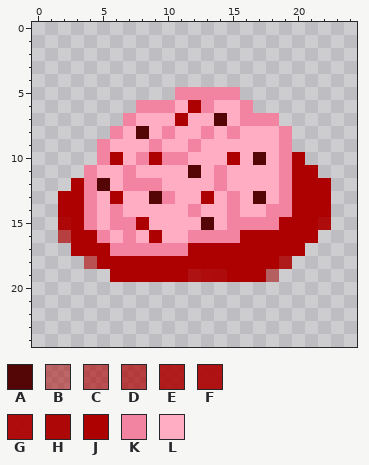
File history of a pixel-art sprite, test/Assets/Sprites/Bug_Icons/utility_monster_sad.png. That is the earlier state.
The file is 25x25 pixels. Pixels under 10% opacity are left out. Colours within 5 levels of each other are drawn and written as one.
Palette (. is transparent): A #540606  B #ad000080  C #ad00009c  D #ad0000b1  E #ad0000dc  F #ad0000e7  G #ad0000ef  H #ad0000f6  J #ad0000  K #f283a1  L #ffadc3
The same view after the edit:
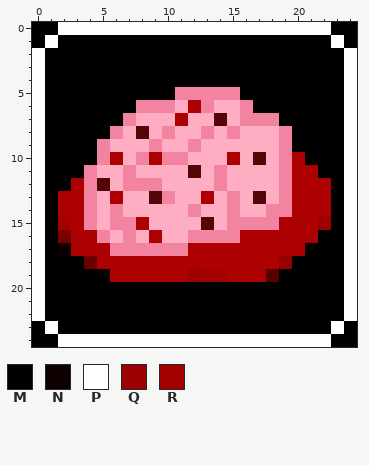
Colours new in this view: M #000000  N #0c0000  P #ffffff  Q #9d0000  R #a30000
Difference:
Colour B changes from #ad000080 to #570000.
Colour C changes from #ad00009c to #6a0000.
Colour D changes from #ad0000b1 to #780000.
Colour E changes from #ad0000dc to #950000.
The edit adds colour M in row 0 at x 0 to 1 and 23 to 24; in row 1 at x 0, 2 to 22 and 24; in rows 2 to 4 at x 1 to 23; in row 5 at x 1 to 10 and 16 to 23; in row 6 at x 1 to 7 and 17 to 23; in row 7 at x 1 to 6 and 19 to 23.
The edit adds colour M in row 8 at x 1 to 5 and 20 to 23; in row 9 at x 1 to 4 and 20 to 23; in row 10 at x 1 to 4 and 21 to 23; in row 11 at x 1 to 3 and 22 to 23; in row 12 at x 1 to 2 and 23; in rows 13 to 15 at x 1 and 23.
The edit adds colour M in row 16 at x 1 and 22 to 23; in row 17 at x 1 and 21 to 23; in row 18 at x 1 to 3 and 20 to 23; in row 19 at x 1 to 5 and 19 to 23; in rows 20 to 22 at x 1 to 23; in row 23 at x 0, 2 to 22 and 24.
The edit adds colour M in row 24 at x 0 to 1 and 23 to 24.
The edit adds colour N in row 17 at x 2.
The edit adds colour P in row 0 at x 2 to 22; in row 1 at x 1 and 23; in rows 2 to 22 at x 0 and 24; in row 23 at x 1 and 23; in row 24 at x 2 to 22.
Colour F gives way to colour Q in row 19 at x 12.
Colour G gives way to colour Q in row 15 at x 22.
Colour G gives way to colour R in row 19 at x 13 to 14.
Colour H gives way to colour R in row 15 at x 2.
Pixel boxes of the changes (left, top, right, bottom) in both pictures:
changed: (32, 22, 357, 347)
